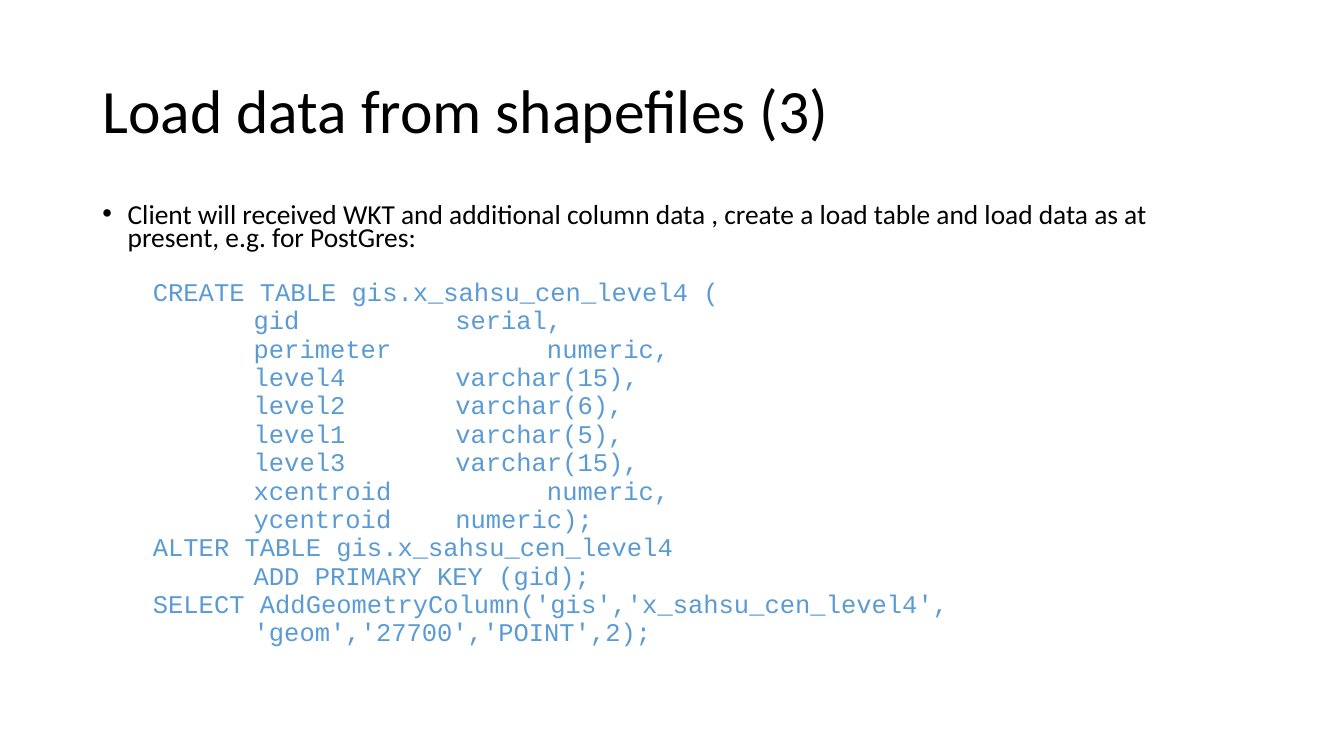
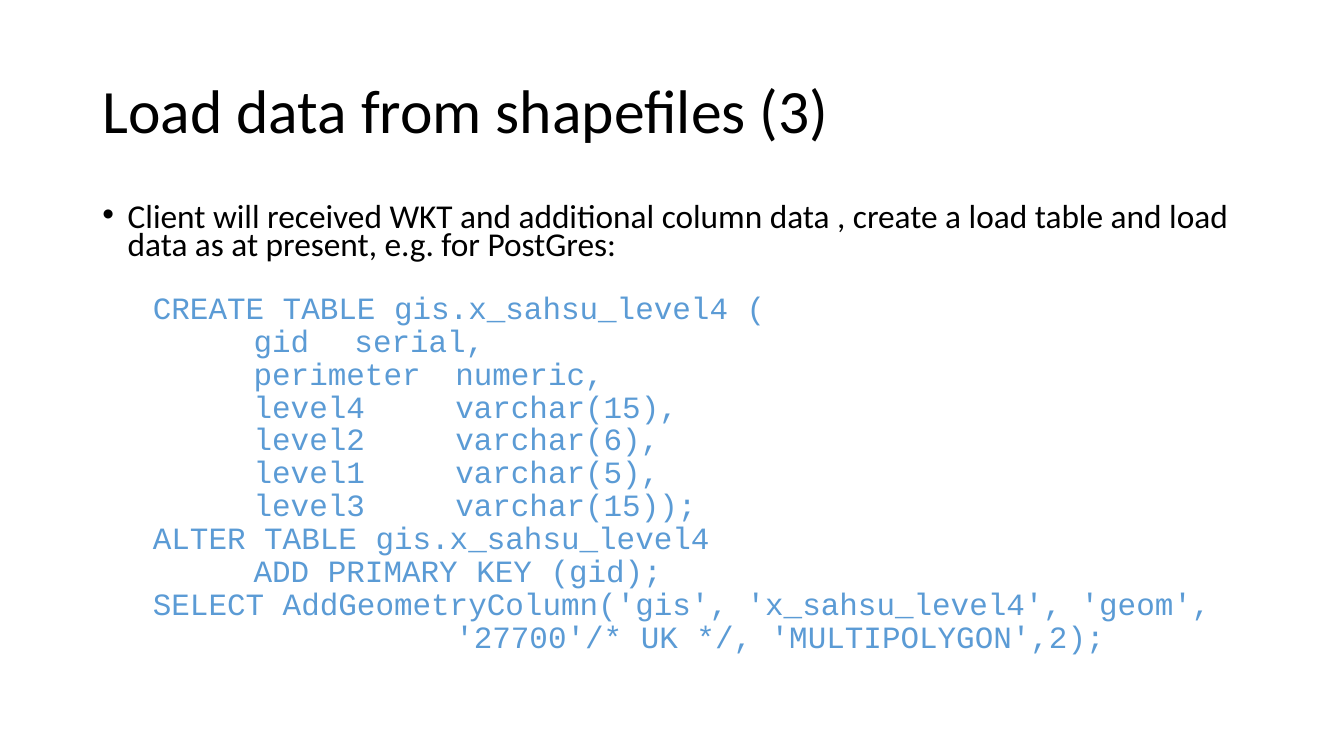
Before and after one commit to smallAreaHealthStatisticsUnit/rapidInquiryFacility, a slide deck: slide 5 of rifNodeServices/RIF Geospatial Data Processing.pptx. Drawn at 1344x756 pixels with LibreOffice and Linux fonts; fonts in the diff are those of the drawing. Boxes give left, top, right and bottom in pixels: in the first picture for what was removed or moved away, otherwise in the second. Text is boxed around its words. In the diff, an @@ line names an element or a change of style, - is before the commit and + after.

```diff
--- a/rifNodeServices/RIF Geospatial Data Processing.pptx
+++ b/rifNodeServices/RIF Geospatial Data Processing.pptx
@@ text at box(128, 205, 1228, 589): size 19.6 to 23.8 pt in "Client will received WKT and additional column ..."; size 18.2 to 22.1 pt in "gid serial,", "perimeter numeric,", "level4 varchar(15),", "level2 varchar(6)," and 2 more places; list level 4 to 2 in "gid serial,"; list level 4 to 2 in "perimeter numeric,"; list level 4 to 2 in "level4 varchar(15),"; list level 4 to 2 in "level2 varchar(6),"; list level 4 to 2 in "level1 varchar(5)," @@
@@ text at box(153, 296, 728, 326): text changed; size 18.2 to 22.1 pt @@
-  CREATE TABLE gis.x_sahsu_cen_level4 (
+  CREATE TABLE gis.x_sahsu_level4 (
@@ text at box(153, 494, 710, 556): text changed; size 18.2 to 22.1 pt @@
-      level3 varchar(15),
-      xcentroid numeric,
-      ycentroid numeric);
-  ALTER TABLE gis.x_sahsu_cen_level4
+  level3 varchar(15));
+  ALTER TABLE gis.x_sahsu_level4
@@ text at box(153, 593, 1211, 655): text changed; size 18.2 to 22.1 pt @@
-  SELECT AddGeometryColumn('gis','x_sahsu_cen_level4',
-  'geom','27700','POINT',2);
+  SELECT AddGeometryColumn('gis', 'x_sahsu_level4', 'geom',
+  '27700'/* UK */, 'MULTIPOLYGON',2);
```
Also in this commit, not shown: 1 other slide changed, 3 other files.
